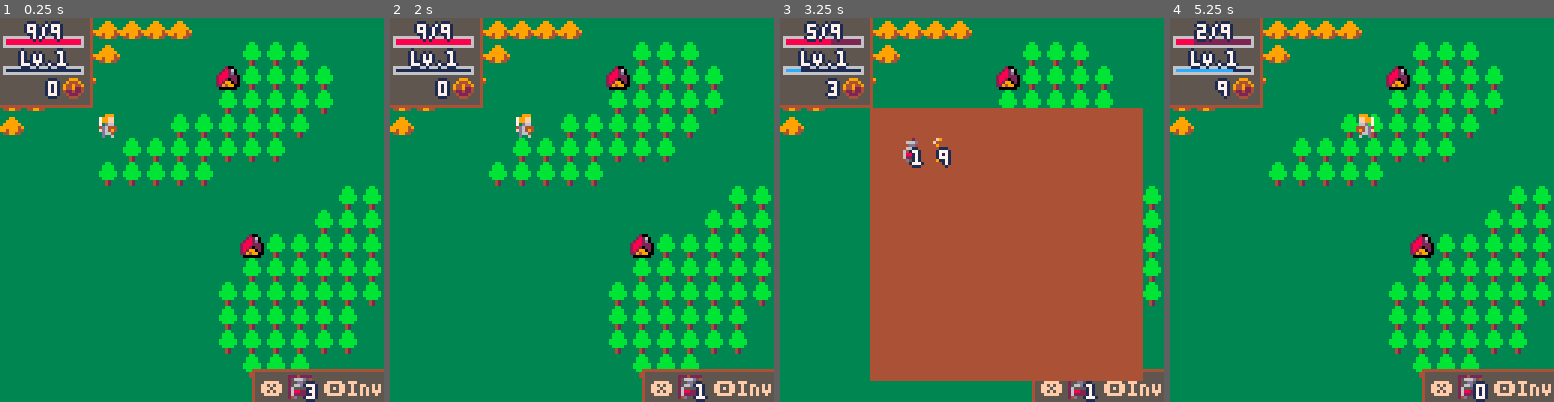
Above: before the commit, frames 1-4 (left to right).
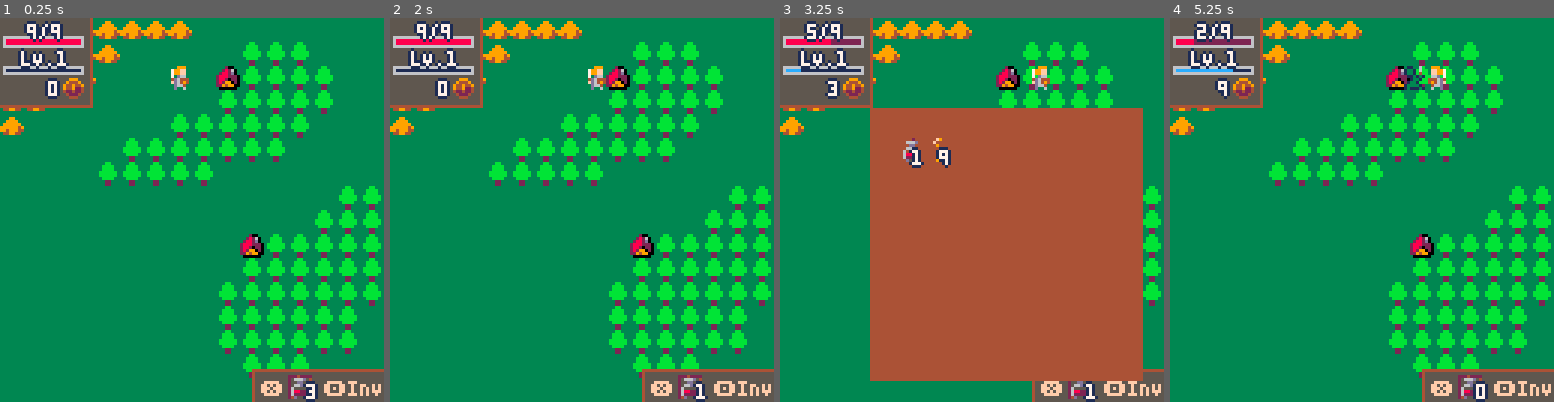
Above: after the commit, the same moments.

Repository: aureliendossantos/tinytale-pico-8
Game: PICO-8 cartridge tinytale.p8
Same seed, same stepped clock (60 frames per second), same inputs: the game is played once before the commit and once after it.
Inputs:
- Up to frame 1 (0.25 s): no input
- Up to frame 2 (2 s): tap X (X key) at 0.33, 1.07, 1.85 s; tap O (Z key) at 0.7, 1.7 s; hold Right from 1.6 s (still down)
- Up to frame 3 (3.25 s): release Right at 2.1 s; tap O (Z key) at 2.1, 2.5, 2.9 s; hold Up 2.15-2.42 s; hold Right 2.47-3.03 s; tap X (X key) at 2.97 s; hold Left from 3.08 s (still down)
- Up to frame 4 (5.25 s): tap O (Z key) every 0.4 s from 3.3 to 4.9 s; release Left at 3.58 s; hold Down 3.63-3.97 s; hold Right 4.02-4.68 s; tap X (X key) at 4.08, 5.2 s; hold Up 4.73-5.03 s; hold Left from 5.08 s (still down)

The runs differ from the first frame. In frame 1, 1.2% of the frame differs, in the area x 25-97%, y 10-94%; in frame 2, 1.2%; in frame 3, 0.4%; in frame 4, 1.4%, in the area x 27-97%, y 10-94%.

Commit message:
interface auberge

Diff:
--- a/database.lua
+++ b/database.lua
@@ -2,8 +2,8 @@
 
 --player properties
 p = {
-    x = 4,
-    y = 4,
+    x = 7,
+    y = 2,
     ox = 0,
     oy = 0,
     start_ox = 0,
@@ -26,6 +26,11 @@
 function calc_damage_curve()
     return 1 * p.level
 end
+
+towns = {
+    name = "aUBERGE DE tILH",
+    price = 4
+}
 
 items = {
     {
--- a/hud.lua
+++ b/hud.lua
@@ -1,6 +1,8 @@
 function init_hud()
     log_opened = false
     log_y = 128
+    inv_corner_x = 84
+    inv_corner_y = 117
     menuitem(2, "event log", function() toggle_log() end)
 
     bar = {timer = 0}
@@ -34,11 +36,32 @@
 end
 
 function update_hud()
+    if current_town then
+        inventory_corner = false
+    else
+        inventory_corner = true
+    end
     hp_bar:update(p.hp)
     exp_bar:update(p.exp)
     gold_bar:update(p.gold)
+    update_inventory_corner()
+    update_log()
+end
 
-    update_log()
+function update_inventory_corner()
+    if inventory_corner then
+        inv_corner_x = 84
+        inv_corner_y = max(117, inv_corner_y - 2)
+        if btnp_x then
+            if items[1].posessed > 0 then
+                items[1].effect()
+                items[1].posessed -= 1
+            end
+        end
+    else
+        inv_corner_x = 84
+        inv_corner_y = min(128, inv_corner_y + 3)
+    end
 end
 
 function draw_hud()
@@ -51,8 +74,7 @@
     local w = 30
     local h = 29
 
-    rect(-1, -1, w, h, 4)
-    rectfill(0, 0, w-1, h-1, 5)
+    window(-1, -1, w, h)
 
     draw_bar(1, 6, 27, 2, hp_bar.printed, p.hp_max, 8, 2)
     local str = flr(hp_bar.printed).."/"..p.hp_max
@@ -75,10 +97,9 @@
 end
 
 function draw_inventory_corner()
-    local x = 84
-    local y = 117
-    rect(x, y, 128, 128, 4)
-    rectfill(x+1, y+1, 128, 128, 5)
+    local x = inv_corner_x
+    local y = inv_corner_y
+    window(x, y, 129, 129)
     x += 3
     y += 2
     print("❎", x, y+2, 15)
@@ -105,7 +126,7 @@
 end
 
 function draw_log()
-    rectfill(0, log_y, 127, 128, 2)
+    window(0, log_y, 127, 129)
     local log_text_y = log_y + 1
     for i = #log-7, #log do
         if log[i] then
--- a/scene_map.lua
+++ b/scene_map.lua
@@ -6,9 +6,11 @@
     steps_goal = 0
     cur_terrain = 0
     log = {}
+    cursor_timer = 0
 end
 
 function update_map()
+    update_town()
     if (not p.busy) player_movement()
     update_terrain_number()
     if not steps_goal_set or terrain_changed then
@@ -18,28 +20,59 @@
         battle()
     end
     update_hud()
-    update_quick_item()
     update_player_stats()
     player_animation()
     --change of scene:
     if (btnp_o) open_inventory()
 end
 
-function update_quick_item()
-    if btnp_x then
-        if items[1].posessed > 0 then
-            items[1].effect()
-            items[1].posessed -= 1
+function update_town()
+    current_town = nil
+    if cur_terrain == 7 then
+        if not p.busy and not just_left_town then
+            current_town = towns
+            if btnp_x then
+                heal(1000)
+                just_left_town = true
+            end
+            if btnp_o then
+                just_left_town = true
+            end
         end
+    else
+        just_left_town = false
     end
+end
+
+function draw_town()
+    if current_town then
+        local name = current_town.name
+        local w = #name * 4 + 2
+        local x = 64 - w/2
+        local y = 100
+        window(x - 5, y + 4, x + w + 5, 128)
+        window(x, y, x + w, 108)
+        print(name, x + 2, y + 2, 15)
+        draw_choice(x + 5,y + 20)
+    end
+end
+
+function draw_choice(x, y)
+    draw_cursor(x, y)
+    spr(15, x + 14, y)
+    print("sleep", x + 25, y + 1)
+    print("4", x+60,y+1)
+end
+
+function draw_cursor(x, y)
+    cursor_timer += 0.01
+    x = x + flr(cos(cursor_timer)+0.5)
+    spr(14, x, y)
 end
 
 function update_terrain_number()
     terrain_changed = false
-    local new_terrain = 0
-    for i = 1,2 do
-        if (tile_has_flag(i, p.x, p.y)) new_terrain = i
-    end
+    local new_terrain = get_tile_flag(p.x, p.y)
     if new_terrain ~= cur_terrain then
         terrain_changed = true
         cur_terrain = new_terrain
@@ -47,7 +80,7 @@
 end
 
 function new_steps_goal()
-    local t = terrains[cur_terrain]
+    local t = terrains[cur_terrain] -- t = nil if terrain doesn't exist in database
     if t then
         local lower, upper = t.min_steps, t.max_steps
         local difference = upper - lower
@@ -65,4 +98,5 @@
     draw_battle()
     draw_hud()
     draw_inventory()
+    draw_town()
 end
--- a/tinytale.p8
+++ b/tinytale.p8
@@ -18,21 +18,21 @@
 #include tools.lua
 __gfx__
 0000000033333333333bb33333333333333200330000000000000000000000000000000000000000000000000000000000000000000000000000000000000000
-000000003333333333bbbb3333399333332826030000000000000000000000000000000000000000000000000000000000000000000000000000000000000000
-007007003333333333bbbb333399993332882d030000000000000000000000000000000000000000000000000000000000000000000000000000000000000000
-00077000333333333bbbbbb339999993288822200000000000000000000000000000000000000000000000000000000000000000000000000000000000000000
-00077000333333333bbbbbb399999949288202200000000000000000000000000000000000000000000000000000000000000000000000000000000000000000
-007007003333333333bbbb3399499944282990200000000000000000000000000000000000000000000000000000000000000000000000000000000000000000
-00000000333333333334233334499443229499000000000000000000000000000000000000000000000000000000000000000000000000000000000000000000
-00000000333333333334233333333333300000030000000000000000000000000000000000000000000000000000000000000000000000000000000000000000
-00099900000000000000000000000000000000000000000000000000000000000000000000000000000000000000000000000000000000000000000000000000
-0799ff00000000000000000000000000000000000000000000000000000000000000000000000000000000000000000000000000000000000000000000000000
-0799ff00000000000000000000000000000000000000000000000000000000000000000000000000000000000000000000000000000000000000000000000000
-070d6600000cc0000000000000000000000000000000000000000000000000000000000000000000000000000000000000000000000000000000000000000000
-04d644400007c7000000000000000000000000000000000000000000000000000000000000000000000000000000000000000000000000000000000000000000
-0fd6494000cccc000000000000000000000000000000000000000000000000000000000000000000000000000000000000000000000000000000000000000000
-00d664000cccccc00000000000000000000000000000000000000000000000000000000000000000000000000000000000000000000000000000000000000000
-00d00600000000000000000000000000000000000000000000000000000000000000000000000000000000000000000000000000000000000000000000000000
+000000003333333333bbbb3333399333332826030000000000000000000000000000000000000000000000000000000000000000000000000007770077700000
+007007003333333333bbbb333399993332882d030000000000000000000000000000000000000000000000000000000000000000000000000077700001710000
+00077000333333333bbbbbb339999993288822200000000000000000000000000000000000000000000000000000000000000000000000007077777707017770
+00077000333333333bbbbbb399999949288202200000000000000000000000000000000000000000000000000000000000000000000000007177777777700171
+007007003333333333bbbb3399499944282990200000000000000000000000000000000000000000000000000000000000000000000000007177771101110711
+00000000333333333332233334499443229499000000000000000000000000000000000000000000000000000000000000000000000000000107711000007770
+00000000333333333332233333333333300000030000000000000000000000000000000000000000000000000000000000000000000000000000110000000111
+00099900000000000011006000000000000000000000000000000000000000000000000000000000000000000000000000000000000000000000000000000000
+0799ff00000000000133106000000000000000000000000000000000000000000000000000000000000000000000000000000000000000000000000000000000
+0799ff00000000000133104000000000000000000000000000000000000000000000000000000000000000000000000000000000000000000000000000000000
+070d6600000cc0000011313100000000000000000000000000000000000000000000000000000000000000000000000000000000000000000000000000000000
+04d644400007c7000001331000000000000000000000000000000000000000000000000000000000000000000000000000000000000000000000000000000000
+0fd6494000cccc000013310000000000000000000000000000000000000000000000000000000000000000000000000000000000000000000000000000000000
+00d664000cccccc00133331000000000000000000000000000000000000000000000000000000000000000000000000000000000000000000000000000000000
+00d00600000000000131113100000000000000000000000000000000000000000000000000000000000000000000000000000000000000000000000000000000
 00042000000f90000099900022222222000000000000000000000000000000000000000000000000000000000000000000000000000000000000000000000000
 00666d0000f004000944490025555554000000000000000000000000000000000000000000000000000000000000000000000000000000000000000000000000
 000dd000000940009449449025555554000000000000000000000000000000000000000000000000000000000000000000000000000000000000000000000000
--- a/tools.lua
+++ b/tools.lua
@@ -4,6 +4,13 @@
         new[i] = j
     end
     return new
+end
+
+function get_tile_flag(x, y)
+    --only returns the first flag
+    for i=0,7 do
+        if (fget(mget(x, y), i)) return i
+    end
 end
 
 function tile_has_flag(flag, x, y)
@@ -22,6 +29,18 @@
     print(text, x, y, 7)
 end
 
+function window(x, y, x2, y2, title)
+    rect(x, y, x2, y2, 4)
+    rectfill(x+1, y+1, x2-1, y2-1, 5)
+    if title then
+        rect(x+3, y+3, x2-3, y2-3, 15)
+        x+=6
+        y+=1
+        rectfill(x, y, x + #title*4, y + 6, 5)
+        print(title, x+1, y, 15)
+    end
+end
+
 function update_buttons()
     --buttons aliases
     btn_up,btn_left,btn_down,btn_right=btn(⬆️),btn(⬅️),btn(⬇️),btn(➡️)
